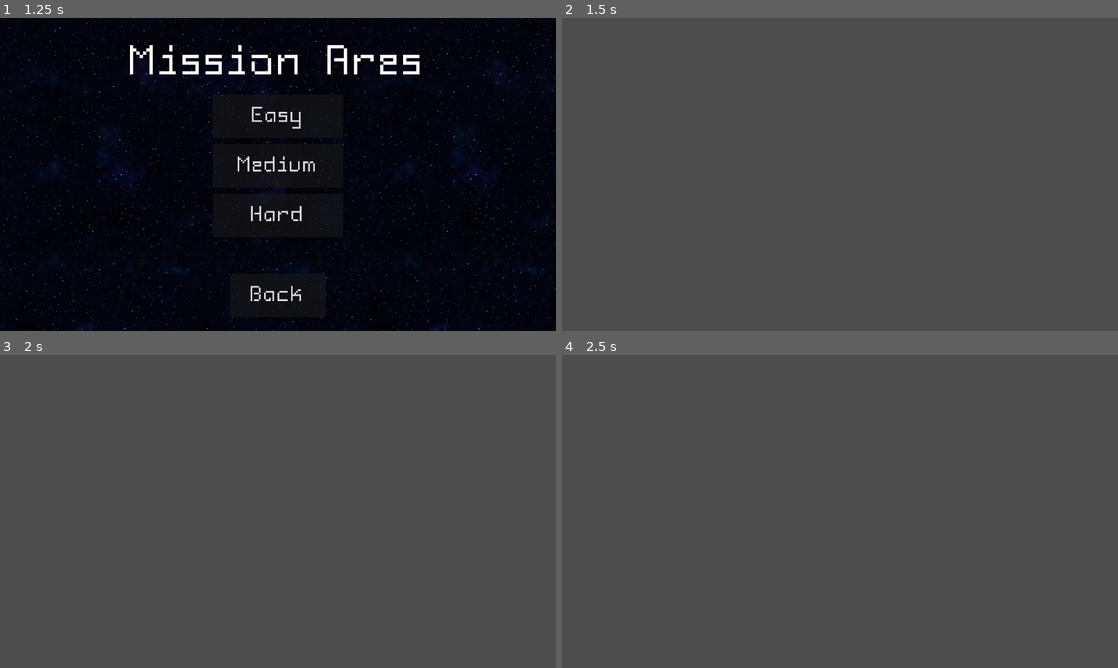
Above: before the commit, frames 1-4 (two rows, left to right).
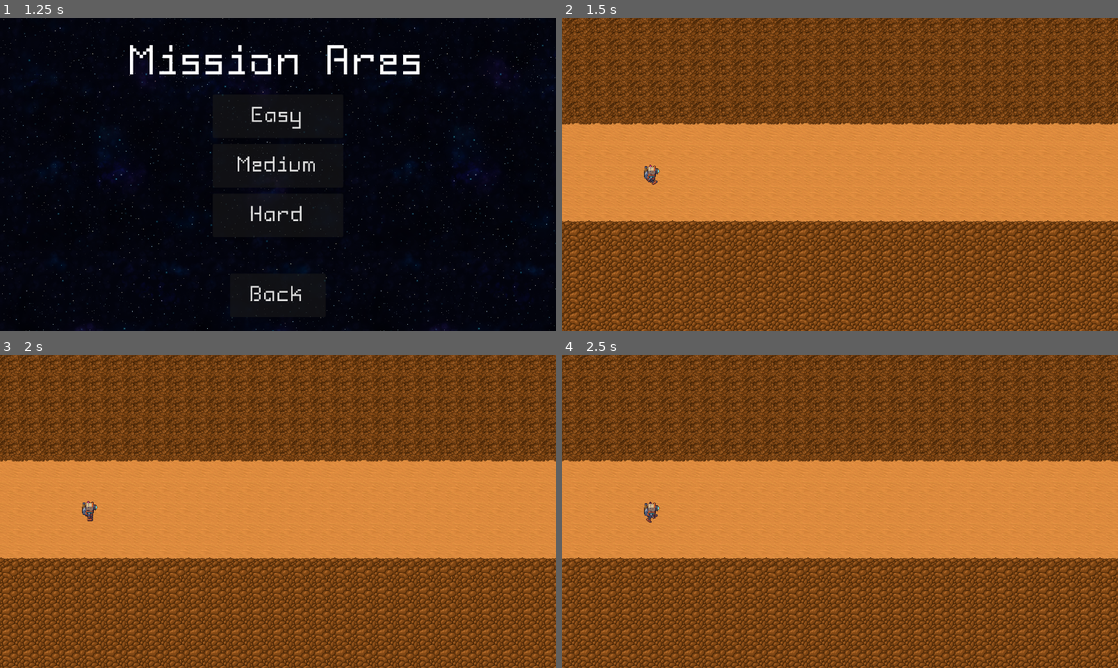
Above: after the commit, the same moments.

Repository: ScrubbyCoding/Junior-Space-Trainer
Game: Godot game, scene res://Scenes/MainMenu.tscn
Two runs of this game, one before a commit and one after it. Both use one fixed random seed, a clock stepped at 60 frames per second and the inputs below.
Inputs (mouse positions are in pixels of both pictures, inside the frame that each line leads up to):
- Up to frame 1 (1.25 s): click (166, 205) at 0.52 s
- Up to frame 2 (1.5 s): click "Medium" at 1.25 s
- Up to frame 3 (2 s): no input
- Up to frame 4 (2.5 s): tap Enter (ui_accept) at 2, 2.27 s; hold D (move_right) from 2.03 s (still down)

Frame 1 is identical in both runs. In frame 2, 100% of the frame differs, in the area x 0-100%, y 0-100%; in frame 3, 100%; in frame 4, 100%.

Commit message:
Final commit

Diff:
--- a/Scenes/ObstacleGenerator.gd
+++ b/Scenes/ObstacleGenerator.gd
@@ -4,7 +4,7 @@
 var progress: int = 0
 #placeholder
 var maxProgress: int = 100
-
+@export var character:Node2D
 var EmptySection = preload("res://endless runner/Sections/EmptySection.tscn")
 var ChasmsSection = preload("res://endless runner/Sections/Chasms.tscn")
 var DifficultSection = preload("res://endless runner/Sections/Difficult.tscn")
@@ -47,7 +47,7 @@
 
 @export var victoryImage:Control
 
-var timeToSurvive:float = 10;
+var timeToSurvive:float = 0;
 static var endless:bool
 static var difficulty:int
 
@@ -55,24 +55,43 @@
 var random = RandomNumberGenerator.new()
 
 func wait(seconds: float) -> void:
+	print("okay")
 	await get_tree().create_timer(seconds).timeout
+	print("huh?")
+	character.queue_free()
 	victoryImage.visible = true
 	finished = true
 
 func finishGame() -> void:
-	if not endless:
+	if endless == false:
+		print(timeToSurvive)
 		wait(timeToSurvive)
+		print("waiting")
+func startGame() -> void:
 
+	finishGame()
+	started = true
 
 # Called when the node enters the scene tree for the first time.
 func _ready() -> void:
+	print("???")
+	if endless == false:
+		if difficulty == 1:
+			timeToSurvive = 20
+			print("time to surive")
+		if difficulty == 2:
+			timeToSurvive = 45
+		if difficulty == 3:
+			timeToSurvive = 60
+	print("we here")
 	if difficulty == 1:
 		currentLevel = beginnerLevel
+		scrollSpeed  = 450
 	if difficulty == 2:
 		currentLevel = intermediateLevel
 	if difficulty == 3:
 		currentLevel = hardLevel
-	currentLevel = hardLevel
+	#currentLevel = hardLevel
 	victoryImage.visible = false
 	victoryImage.modulate = Color(1,1,1, 0)
 	var beg = EmptySection.instantiate()
@@ -107,10 +126,7 @@
 				potWidth = nodeWidth
 	return potWidth
 
-func startGame() -> void:
-	await get_tree().create_timer(0).timeout
-	finishGame()
-	started = true
+
 
 func _getNextNode() -> PackedScene:
 	var weights: PackedFloat32Array
--- a/Scenes/endless_runner.tscn
+++ b/Scenes/endless_runner.tscn
@@ -1,5 +1,6 @@
 [gd_scene format=4 uid="uid://dgli4qm2dum0b"]
 
+[ext_resource type="Script" uid="uid://bg7qpt6kq64xx" path="res://Scenes/return_to_main_menu.gd" id="1_1dnnl"]
 [ext_resource type="TileSet" uid="uid://crptgvkgj4rka" path="res://endless runner/tiles.tres" id="1_l46ql"]
 [ext_resource type="Texture2D" uid="uid://b84u48qg5fn0u" path="res://seraphim/Art/TileSets/Spaceship tileset/Spaceship Tileset/parallaxes/Universe.png" id="1_wpjv4"]
 [ext_resource type="FontFile" uid="uid://br1jy60ne7cog" path="res://endless runner/80s-retro-future.ttf" id="1_yyiu8"]
@@ -148,6 +149,7 @@
 [node name="EndlessRunner" type="Node2D" unique_id=287521250]
 
 [node name="CanvasLayer" type="CanvasLayer" parent="." unique_id=1217393525]
+script = ExtResource("1_1dnnl")
 
 [node name="Control" type="Control" parent="CanvasLayer" unique_id=1804840224]
 layout_mode = 3
@@ -181,28 +183,27 @@
 grow_vertical = 2
 theme_override_styles/panel = SubResource("StyleBoxEmpty_tc17x")
 
-[node name="HBoxContainer" type="HBoxContainer" parent="CanvasLayer/Control/Panel" unique_id=1253813467]
+[node name="VBoxContainer" type="VBoxContainer" parent="CanvasLayer/Control/Panel" unique_id=1118379663]
+layout_mode = 1
+anchors_preset = 15
+anchor_right = 1.0
+anchor_bottom = 1.0
+grow_horizontal = 2
+grow_vertical = 2
+alignment = 1
+
+[node name="HBoxContainer" type="HBoxContainer" parent="CanvasLayer/Control/Panel/VBoxContainer" unique_id=1253813467]
 custom_minimum_size = Vector2(18.085, 0)
-layout_mode = 1
-anchors_preset = 8
-anchor_left = 0.5
-anchor_top = 0.5
-anchor_right = 0.5
-anchor_bottom = 0.5
-offset_left = -493.0
-offset_top = -139.0
-offset_right = 493.0
-offset_bottom = 139.0
-grow_horizontal = 2
-grow_vertical = 2
-
-[node name="VBoxContainer2" type="VBoxContainer" parent="CanvasLayer/Control/Panel/HBoxContainer" unique_id=1251060854]
+layout_mode = 2
+alignment = 1
+
+[node name="image" type="VBoxContainer" parent="CanvasLayer/Control/Panel/VBoxContainer/HBoxContainer" unique_id=1251060854]
 custom_minimum_size = Vector2(0, 500)
 layout_mode = 2
 theme_override_constants/separation = 14
 alignment = 1
 
-[node name="SpaceBackground" type="TextureRect" parent="CanvasLayer/Control/Panel/HBoxContainer/VBoxContainer2" unique_id=327648336]
+[node name="SpaceBackground" type="TextureRect" parent="CanvasLayer/Control/Panel/VBoxContainer/HBoxContainer/image" unique_id=327648336]
 custom_minimum_size = Vector2(0, 500)
 custom_maximum_size = Vector2(-1, 400)
 layout_mode = 2
@@ -210,7 +211,7 @@
 expand_mode = 3
 stretch_mode = 5
 
-[node name="RichTextLabel3" type="RichTextLabel" parent="CanvasLayer/Control/Panel/HBoxContainer/VBoxContainer2" unique_id=1615044449]
+[node name="RichTextLabel3" type="RichTextLabel" parent="CanvasLayer/Control/Panel/VBoxContainer/HBoxContainer/image" unique_id=1615044449]
 custom_minimum_size = Vector2(600, 50)
 layout_mode = 2
 theme_override_fonts/normal_font = ExtResource("1_yyiu8")
@@ -219,13 +220,13 @@
 horizontal_alignment = 1
 vertical_alignment = 1
 
-[node name="VBoxContainer" type="VBoxContainer" parent="CanvasLayer/Control/Panel/HBoxContainer" unique_id=1650748915]
+[node name="text" type="VBoxContainer" parent="CanvasLayer/Control/Panel/VBoxContainer/HBoxContainer" unique_id=1650748915]
 custom_minimum_size = Vector2(0, 500)
 layout_mode = 2
 theme_override_constants/separation = 14
 alignment = 1
 
-[node name="RichTextLabel2" type="RichTextLabel" parent="CanvasLayer/Control/Panel/HBoxContainer/VBoxContainer" unique_id=2088001315]
+[node name="RichTextLabel2" type="RichTextLabel" parent="CanvasLayer/Control/Panel/VBoxContainer/HBoxContainer/text" unique_id=2088001315]
 custom_minimum_size = Vector2(600, 100)
 layout_mode = 2
 theme_override_fonts/normal_font = ExtResource("1_yyiu8")
@@ -234,7 +235,7 @@
 horizontal_alignment = 1
 vertical_alignment = 1
 
-[node name="RichTextLabel" type="RichTextLabel" parent="CanvasLayer/Control/Panel/HBoxContainer/VBoxContainer" unique_id=1991729983]
+[node name="RichTextLabel" type="RichTextLabel" parent="CanvasLayer/Control/Panel/VBoxContainer/HBoxContainer/text" unique_id=1991729983]
 custom_minimum_size = Vector2(600, 400)
 clip_contents = false
 layout_mode = 2
@@ -247,8 +248,106 @@
 horizontal_alignment = 1
 vertical_alignment = 1
 
-[node name="GameController" type="Node2D" parent="." unique_id=272888815 node_paths=PackedStringArray("victoryImage")]
+[node name="Button" type="Button" parent="CanvasLayer/Control/Panel/VBoxContainer" unique_id=632453074]
+custom_minimum_size = Vector2(600, 100)
+layout_mode = 2
+size_flags_horizontal = 4
+size_flags_vertical = 4
+theme_override_fonts/font = ExtResource("1_yyiu8")
+theme_override_font_sizes/font_size = 47
+text = "Return to main menu"
+
+[node name="deadscreen" type="CanvasLayer" parent="." unique_id=506246506]
+visible = false
+script = ExtResource("1_1dnnl")
+
+[node name="Control" type="Control" parent="deadscreen" unique_id=1745624728]
+layout_mode = 3
+anchors_preset = 15
+anchor_right = 1.0
+anchor_bottom = 1.0
+grow_horizontal = 2
+grow_vertical = 2
+
+[node name="Space" type="TextureRect" parent="deadscreen/Control" unique_id=1409045713]
+layout_mode = 1
+anchors_preset = 15
+anchor_right = 1.0
+anchor_bottom = 1.0
+offset_top = -280.0
+offset_bottom = 280.0
+grow_horizontal = 2
+grow_vertical = 2
+texture = ExtResource("1_wpjv4")
+expand_mode = 5
+stretch_mode = 1
+
+[node name="Panel" type="Panel" parent="deadscreen/Control" unique_id=1728435062]
+layout_mode = 1
+anchors_preset = -1
+anchor_left = 0.1
+anchor_top = 0.05
+anchor_right = 0.9
+anchor_bottom = 0.95
+grow_horizontal = 2
+grow_vertical = 2
+theme_override_styles/panel = SubResource("StyleBoxEmpty_tc17x")
+
+[node name="VBoxContainer" type="VBoxContainer" parent="deadscreen/Control/Panel" unique_id=1299733969]
+layout_mode = 1
+anchors_preset = 15
+anchor_right = 1.0
+anchor_bottom = 1.0
+grow_horizontal = 2
+grow_vertical = 2
+alignment = 1
+
+[node name="HBoxContainer" type="HBoxContainer" parent="deadscreen/Control/Panel/VBoxContainer" unique_id=1981408537]
+custom_minimum_size = Vector2(18.085, 0)
+layout_mode = 2
+alignment = 1
+
+[node name="text" type="VBoxContainer" parent="deadscreen/Control/Panel/VBoxContainer/HBoxContainer" unique_id=653430813]
+custom_minimum_size = Vector2(0, 500)
+layout_mode = 2
+theme_override_constants/separation = 14
+alignment = 1
+
+[node name="RichTextLabel2" type="RichTextLabel" parent="deadscreen/Control/Panel/VBoxContainer/HBoxContainer/text" unique_id=392592495]
+custom_minimum_size = Vector2(600, 100)
+layout_mode = 2
+theme_override_fonts/normal_font = ExtResource("1_yyiu8")
+theme_override_font_sizes/normal_font_size = 60
+text = "Oh no!"
+horizontal_alignment = 1
+vertical_alignment = 1
+
+[node name="RichTextLabel" type="RichTextLabel" parent="deadscreen/Control/Panel/VBoxContainer/HBoxContainer/text" unique_id=1204565520]
+custom_minimum_size = Vector2(600, 400)
+clip_contents = false
+layout_mode = 2
+theme_override_fonts/normal_font = ExtResource("1_yyiu8")
+theme_override_font_sizes/normal_font_size = 27
+text = "It looks like your rover hit a hazard!
+
+Even NASA makes mistakes.
+
+Don't give up!"
+horizontal_alignment = 1
+vertical_alignment = 1
+
+[node name="Button" type="Button" parent="deadscreen/Control/Panel/VBoxContainer" unique_id=302621057]
+custom_minimum_size = Vector2(600, 100)
+layout_mode = 2
+size_flags_horizontal = 4
+size_flags_vertical = 4
+theme_override_fonts/font = ExtResource("1_yyiu8")
+theme_override_font_sizes/font_size = 47
+text = "Return to main menu"
+
+[node name="GameController" type="Node2D" parent="." unique_id=272888815 node_paths=PackedStringArray("character", "victoryImage")]
 script = ExtResource("5_w6gg3")
+character = NodePath("../CharacterBody2D")
 victoryImage = NodePath("../CanvasLayer/Control")
 
 [node name="TileMapLayer" type="TileMapLayer" parent="." unique_id=156830058]
@@ -271,11 +370,12 @@
 [node name="Camera2D" type="Camera2D" parent="." unique_id=884516823]
 position = Vector2(645, 72)
 
-[node name="CharacterBody2D" type="CharacterBody2D" parent="." unique_id=467539470 node_paths=PackedStringArray("sprite")]
+[node name="CharacterBody2D" type="CharacterBody2D" parent="." unique_id=467539470 node_paths=PackedStringArray("sprite", "deadScreen")]
 position = Vector2(210, 71)
 motion_mode = 1
 script = ExtResource("2_jn2a7")
 sprite = NodePath("AnimatedSprite2D")
+deadScreen = NodePath("../deadscreen")
 
 [node name="AnimatedSprite2D" type="AnimatedSprite2D" parent="CharacterBody2D" unique_id=413352467]
 texture_filter = 1
@@ -286,3 +386,25 @@
 [node name="CollisionShape2D" type="CollisionShape2D" parent="CharacterBody2D" unique_id=623643085]
 position = Vector2(0.5, 2)
 shape = SubResource("RectangleShape2D_jgdxq")
+
+[node name="Time" type="Control" parent="." unique_id=1008378625]
+visible = false
+layout_mode = 3
+anchors_preset = 0
+offset_right = 134.0
+offset_bottom = 35.0
+
+[node name="RichTextLabel" type="RichTextLabel" parent="Time" unique_id=151139350]
+layout_mode = 1
+anchors_preset = -1
+anchor_right = 3.1230001
+anchor_bottom = 1.394
+offset_right = -84.920006
+offset_bottom = -15.760002
+grow_horizontal = 2
+grow_vertical = 2
+text = "Time: 0s"
+scroll_active = false
+
+[connection signal="pressed" from="CanvasLayer/Control/Panel/VBoxContainer/Button" to="CanvasLayer" method="_mainMenu"]
+[connection signal="pressed" from="deadscreen/Control/Panel/VBoxContainer/Button" to="deadscreen" method="_mainMenu"]
--- a/Scenes/endless_runner_character.gd
+++ b/Scenes/endless_runner_character.gd
@@ -1,14 +1,26 @@
 extends CharacterBody2D
 
 
-const SPEED = 300.0
+const SPEED = 150.0
 @export var sprite:AnimatedSprite2D
+@export var deadScreen:Node
 
 #dwwwwwwswfunc _init():
 	#sprite.play
 func _ready() -> void:
 	sprite.play("walk")
 func _physics_process(delta: float) -> void:
+	var collision_info = move_and_collide(velocity * delta)
+	if collision_info != null:
+		var collider = collision_info.get_collider()
+		if collider is Node2D:
+			var collider2D:Node2D = collider
+			var groups = collider.get_groups()
+			for g in groups:
+				if g == "Hazard":
+					deadScreen.visible = true
+			#print(collider.name)
+
 
 	# Get the input direction and handle the movement/deceleration.
 	# As good practice, you should replace UI actions with custom gameplay actions.
--- /dev/null
+++ b/Scenes/return_to_main_menu.gd
@@ -0,0 +1,15 @@
+extends CanvasLayer
+
+var mainMenu:PackedScene = load("res://Scenes/MainMenu.tscn")
+# Called when the node enters the scene tree for the first time.
+func _ready() -> void:
+	pass # Replace with function body.
+
+func _mainMenu():
+	var scene = mainMenu.instantiate()
+	get_tree().root.add_child(scene)
+
+	get_parent().queue_free()
+# Called every frame. 'delta' is the elapsed time since the previous frame.
+func _process(delta: float) -> void:
+	pass
--- a/endless runner/Sections/main_menu.gd
+++ b/endless runner/Sections/main_menu.gd
@@ -33,11 +33,14 @@
 
 
 func _startGame(targetDifficulty:int) -> void:
-	var scene:Node2D = GameplayScene.instantiate()
 	ObstacleGenerator.difficulty = targetDifficulty
+	var scene = GameplayScene.instantiate()
+	get_tree().root.add_child(scene)
+	#scene.get_parent().remove_child(scene)
 
+	print("we get here at least")
 	queue_free()
-	print();
+	#print();
 
 
 func _on_button_pressed() -> void:
Not shown, added: Scenes/return_to_main_menu.gd.uid
Not shown, changed: export_presets.cfg
